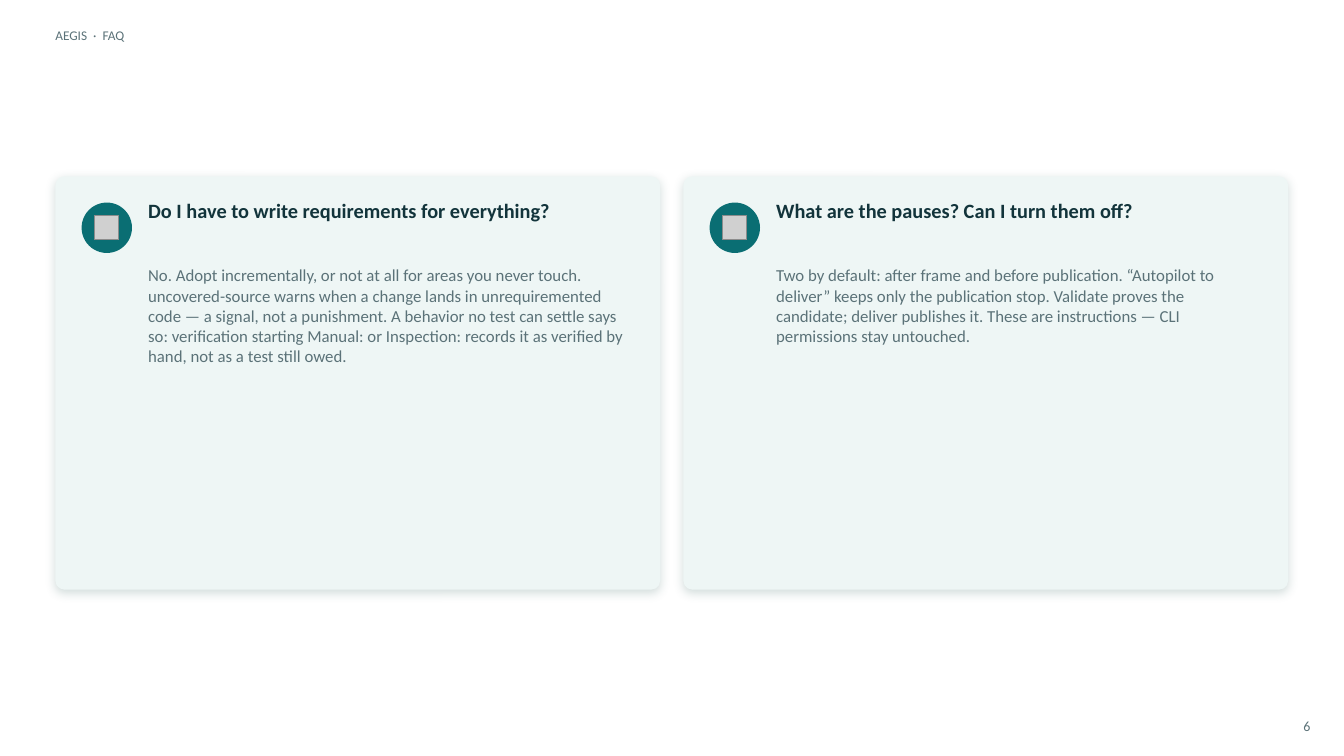
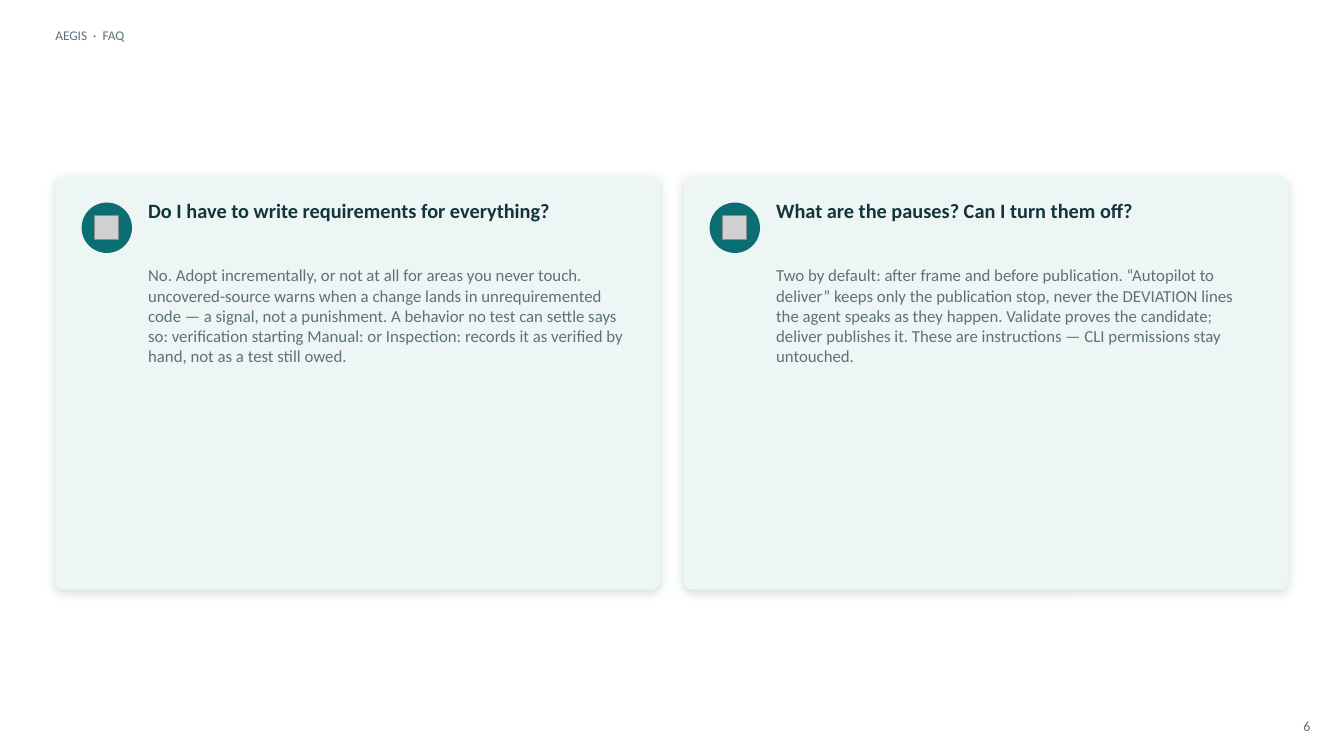
Before and after one commit to DDP-Engineering/Agentic_Engineering_Governance_Integrity_System, a slide deck: slide 6 of 06_SoftwareDocu/07_FAQ.pptx. Drawn at 1344x756 pixels with LibreOffice and Linux fonts; fonts in the diff are those of the drawing; grey boxes stand for pictures. Boxes give left, top, right and bottom in pixels: in the first picture for what was removed or moved away, otherwise in the second. Text is boxed around its words. In the diff, an @@ line names an element or a change of style, - is before the commit and + after.

Commit message:
feat(aegis): deviation notices surface anomalies when they happen (REQ-UX-ccb4ca06)
Add a third interaction concept beside checkpoint and autopilot: the agent
states each deviation it records in the conversation at that moment, as one
DEVIATION <stage> line, instead of leaving the journal to reveal it at the
delivery checkpoint. A notice never pauses the work and autopilot does not
suppress it; delivery still presents every deviation in full, because a
notice informs but never approves.

Attached at the points that raise one: build (accepted check warning,
unexpected evolution report), validate (manual method standing in for an
automatable test, non-zero exit or skipped verification), deliver.

Release AEGIS 0.6.0.

```diff
--- a/06_SoftwareDocu/07_FAQ.pptx
+++ b/06_SoftwareDocu/07_FAQ.pptx
@@ text at box(776, 269, 1232, 362): text changed @@
-Two by default: after frame and before publication. “Autopilot to deliver” keeps only the publication stop. Validate proves the candidate; deliver publishes it. These are instructions — CLI permissions stay untouched.
+Two by default: after frame and before publication. “Autopilot to deliver” keeps only the publication stop, never the DEVIATION lines the agent speaks as they happen. Validate proves the candidate; deliver publishes it. These are instructions — CLI permissions stay untouched.
```
Also in this commit, not shown: 2 other slides changed, 44 other files.
